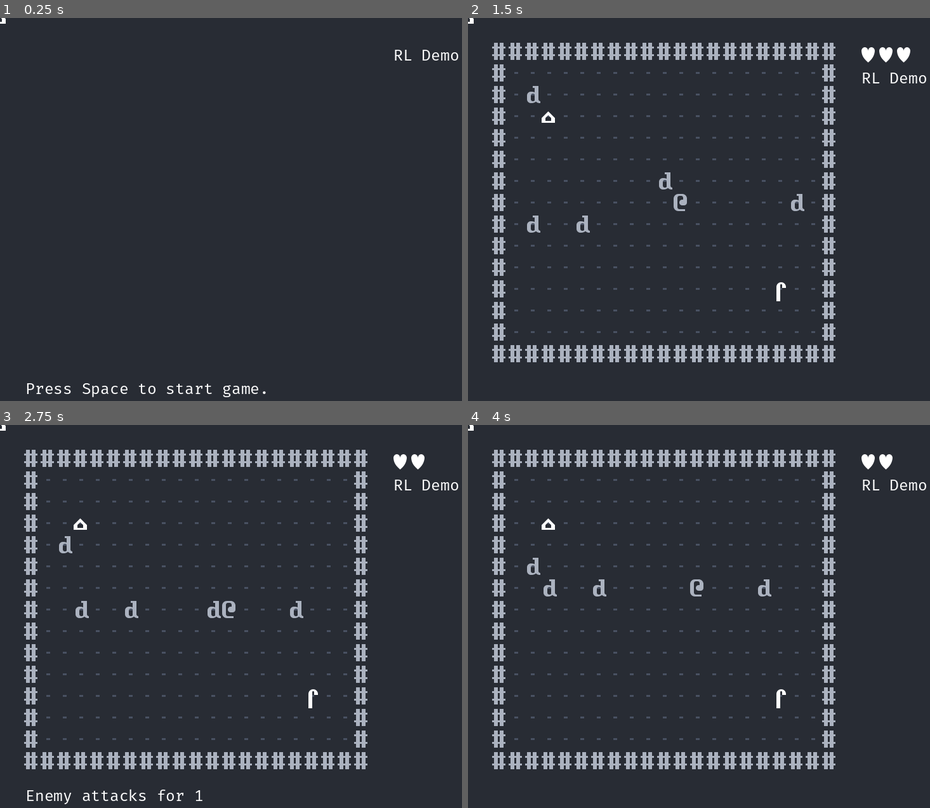
Above: before the commit, frames 1-4 (two rows, left to right).
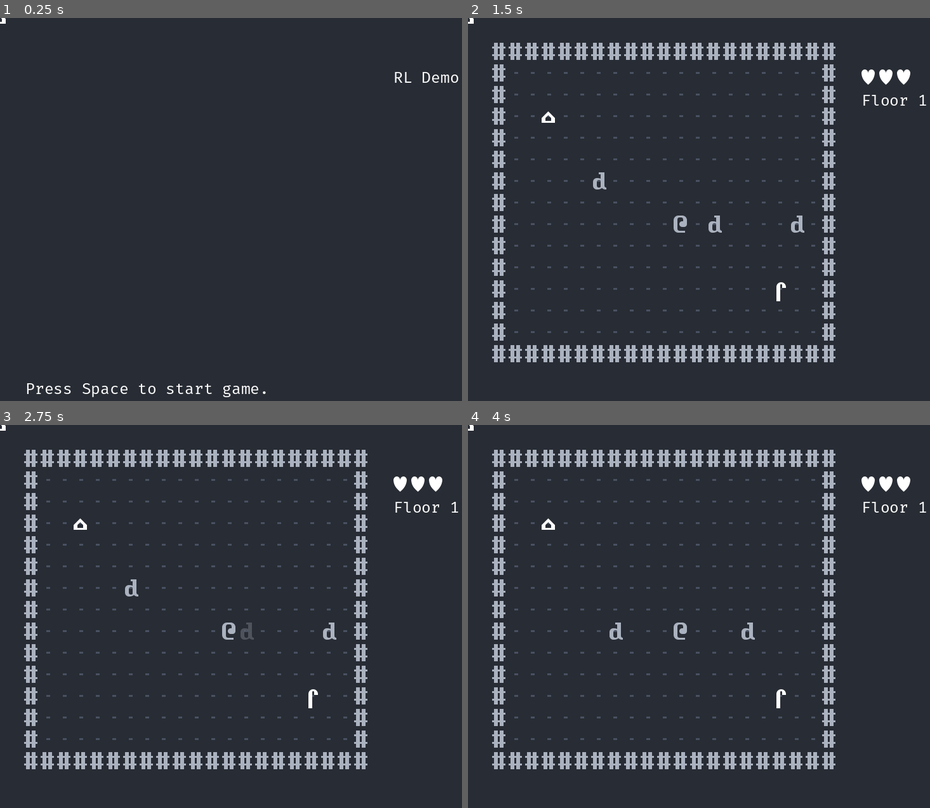
Above: after the commit, the same moments.

Repository: dave470003/froxis
Game: Godot game, scene res://scene/main/MainScene.tscn
Same seed, same stepped clock (60 frames per second), same inputs: the game is played once before the commit and once after it.
Inputs:
- Up to frame 1 (0.25 s): no input
- Up to frame 2 (1.5 s): tap Space (init_world, bound only before the commit) at 0.5, 0.6, 1.25, 1.35 s; hold Right (move_right) 0.53-1.28 s; hold Down (move_down) from 1.28 s (still down)
- Up to frame 3 (2.75 s): tap Enter at 2 s; release Down (move_down) at 2.03 s; hold Right (move_right) from 2.03 s (still down); tap Space (init_world, bound only before the commit) at 2.1 s
- Up to frame 4 (4 s): release Right (move_right) at 2.78 s; hold Up (move_up) 2.78-3.53 s; tap Space (init_world, bound only before the commit) at 2.85, 3.6 s; hold Left (move_left) from 3.53 s (still down)

The runs differ from the first frame. In frame 1, 0.3% of the frame differs, in the area x 85-100%, y 8-17%; in frame 2, 1.4%; in frame 3, 1.6%, in the area x 5-100%, y 7-100%; in frame 4, 1.2%.

Commit message:
Make popups work. Theoretically.

Diff:
--- a/library/InputName.gd
+++ b/library/InputName.gd
@@ -2,5 +2,6 @@
 const MOVE_RIGHT: String = "move_right"
 const MOVE_UP: String = "move_up"
 const MOVE_DOWN: String = "move_down"
-const INIT_WORLD: String = "init_world"
+const INIT_LEVEL: String = "init_level"
+const INIT_GAME: String = "init_game"
 const RELOAD: String = "reload"
--- a/project.godot
+++ b/project.godot
@@ -46,7 +46,7 @@
 , Object(InputEventKey,"resource_local_to_scene":false,"resource_name":"","device":-1,"window_id":0,"alt_pressed":false,"shift_pressed":false,"ctrl_pressed":false,"meta_pressed":false,"pressed":false,"keycode":0,"physical_keycode":68,"key_label":0,"unicode":100,"echo":false,"script":null)
 ]
 }
-init_world={
+init_game={
 "deadzone": 0.5,
 "events": [Object(InputEventKey,"resource_local_to_scene":false,"resource_name":"","device":-1,"window_id":0,"alt_pressed":false,"shift_pressed":false,"ctrl_pressed":false,"meta_pressed":false,"pressed":false,"keycode":0,"physical_keycode":32,"key_label":0,"unicode":32,"echo":false,"script":null)
 ]
--- /dev/null
+++ b/scene/gui/Popup.gd
@@ -0,0 +1,27 @@
+extends PanelContainer
+
+@onready var popupOption := preload("res://scene/gui/PopupOption1.tscn") as PackedScene
+
+# Called when the node enters the scene tree for the first time.
+func _ready():
+	pass # Replace with function body.
+
+
+# Called every frame. 'delta' is the elapsed time since the previous frame.
+func _process(delta):
+	pass
+
+func setup(popup_text, popup_options):
+	var popup_text_node = get_node("PopupMargin/PopupText")
+	popup_text_node.text = popup_text
+
+	for i in range(0, popup_options.size()):
+		var popup_option = popupOption.instantiate()
+		popup_option.setup_trigger_char(popup_options[i][0])
+		popup_option.text = popup_options[i][1]
+		popup_option.setup_callable(Callable(self, "callback"), popup_options[i][2])
+		get_node('PopupOptionsContainer/PopupOptions').add_child(popup_option)
+
+func callback(outer_callback: Callable):
+	outer_callback.call()
+	self.queue_free()
--- /dev/null
+++ b/scene/gui/Popup.tscn
@@ -0,0 +1,49 @@
+[gd_scene load_steps=4 format=3 uid="uid://dgw3qs3ycci6l"]
+
+[ext_resource type="Script" path="res://scene/gui/Popup.gd" id="1_u1ak1"]
+[ext_resource type="PackedScene" uid="uid://dya7jdklr68ej" path="res://scene/gui/PopupOption1.tscn" id="2_at8n2"]
+
+[sub_resource type="StyleBoxFlat" id="StyleBoxFlat_bgjln"]
+bg_color = Color(0.156863, 0.172549, 0.203922, 1)
+border_width_left = 1
+border_width_top = 1
+border_width_right = 1
+border_width_bottom = 1
+
+[node name="Popup" type="PanelContainer"]
+custom_minimum_size = Vector2(480, 200)
+size_flags_horizontal = 4
+size_flags_vertical = 4
+theme_override_styles/panel = SubResource("StyleBoxFlat_bgjln")
+script = ExtResource("1_u1ak1")
+
+[node name="PopupMargin" type="MarginContainer" parent="."]
+layout_mode = 2
+theme_override_constants/margin_left = 20
+theme_override_constants/margin_top = 20
+theme_override_constants/margin_right = 20
+theme_override_constants/margin_bottom = 20
+
+[node name="PopupText" type="Label" parent="PopupMargin"]
+layout_mode = 2
+size_flags_vertical = 1
+
+[node name="PopupOptionsContainer" type="Control" parent="."]
+custom_minimum_size = Vector2(2.08165e-12, 50)
+layout_mode = 2
+
+[node name="PopupOptions" type="HBoxContainer" parent="PopupOptionsContainer"]
+layout_mode = 1
+anchors_preset = -1
+anchor_top = 1.0
+anchor_bottom = 1.0
+offset_left = 10.0
+offset_top = -31.0
+offset_right = 225.0
+offset_bottom = 25.0
+grow_vertical = 0
+pivot_offset = Vector2(2.08165e-12, 2.08165e-12)
+size_flags_vertical = 4
+
+[node name="PopupOption1" parent="PopupOptionsContainer/PopupOptions" instance=ExtResource("2_at8n2")]
+layout_mode = 2
--- /dev/null
+++ b/scene/gui/PopupOption.tscn
@@ -0,0 +1,3 @@
+[gd_scene format=3 uid="uid://btjv5olsy36sb"]
+
+[node name="PopupOption1" type="Label"]
--- /dev/null
+++ b/scene/gui/PopupOption1.gd
@@ -0,0 +1,27 @@
+extends Label
+
+var _triggerKeycode: int
+var _callback: Callable
+var _callback_arg
+
+signal option_selected
+
+# Called when the node enters the scene tree for the first time.
+func _ready():
+	pass # Replace with function body.
+
+
+# Called every frame. 'delta' is the elapsed time since the previous frame.
+func _process(delta):
+	pass
+
+func setup_trigger_char(keycode: int):
+	_triggerKeycode = keycode
+
+func setup_callable(callback: Callable, arg):
+	_callback = callback
+	_callback_arg = arg
+
+func _unhandled_input(event: InputEvent) -> void:
+	if event is InputEventKey and event.keycode == _triggerKeycode:
+		_callback.call(_callback_arg)
--- /dev/null
+++ b/scene/gui/PopupOption1.tscn
@@ -0,0 +1,6 @@
+[gd_scene load_steps=2 format=3 uid="uid://dya7jdklr68ej"]
+
+[ext_resource type="Script" path="res://scene/gui/PopupOption1.gd" id="1_tdgga"]
+
+[node name="PopupOption1" type="Label"]
+script = ExtResource("1_tdgga")
--- a/scene/main/DungeonBoard.gd
+++ b/scene/main/DungeonBoard.gd
@@ -26,6 +26,9 @@
 		return null
 	return _sprite_dict[group_name][x][y]
 
+func reset():
+	_init_dict()
+
 func update_sprite_position(sprite: Sprite2D, x: int, y: int):
 	var oldPos: Array
 	var group: String
@@ -50,7 +53,7 @@
 	_sprite_dict[group][x][y] = sprite
 
 
-func _on_InitWorld_sprite_created(new_sprite: Sprite2D) -> void:
+func _on_InitLevel_sprite_created(new_sprite: Sprite2D) -> void:
 	var pos: Array
 	var group: String
 
--- /dev/null
+++ b/scene/main/InitGame.gd
@@ -0,0 +1,36 @@
+extends Node2D
+
+const INIT_LEVEL = 'InitLevel'
+
+var _new_InputName := preload("res://library/InputName.gd").new()
+var _initialized: bool = false
+
+signal set_health(health)
+
+# Called when the node enters the scene tree for the first time.
+func _ready() -> void:
+	pass
+
+# Called every frame. 'delta' is the elapsed time since the previous frame.
+func _process(delta) -> void:
+	pass
+
+func _create_level(level_number):
+	get_node(INIT_LEVEL).start_level(level_number)
+
+func _set_health():
+	set_health.emit(3)
+
+func _on_PCMove_next_level():
+	get_node(INIT_LEVEL).next_level()
+
+func _unhandled_input(event):
+	if event.is_action_pressed(_new_InputName.INIT_GAME):
+		if not _initialized:
+			reset_game()
+
+func reset_game():
+	_initialized = true
+	_set_health()
+	_create_level(1)
+	set_process_unhandled_input(false)
--- a/scene/main/InitWorld.gd
+++ b/scene/main/InitLevel.gd
@@ -1,6 +1,7 @@
 extends Node2D
 
 const DungeonBoard := preload("res://scene/main/DungeonBoard.gd")
+const Schedule := preload("res://scene/main/Schedule.gd")
 
 @onready var Player := preload("res://sprite/PC.tscn") as PackedScene
 @onready var Dwarf := preload("res://sprite/Dwarf.tscn") as PackedScene
@@ -9,8 +10,10 @@
 @onready var Ladder := preload("res://sprite/Ladder.tscn") as PackedScene
 @onready var Shrine := preload("res://sprite/Shrine.tscn") as PackedScene
 
+var _level: int
 var _rng := RandomNumberGenerator.new()
 var _ref_DungeonBoard: DungeonBoard
+var _ref_Schedule: Schedule
 var _new_GroupName := preload("res://library/GroupName.gd").new()
 var _new_ConvertCoord := preload("res://library/ConvertCoord.gd").new()
 var _new_DungeonSize := preload("res://library/DungeonSize.gd").new()
@@ -18,7 +21,7 @@
 var _initialized: bool = false
 
 signal sprite_created(new_sprite)
-signal set_health(health)
+signal level_started(level_number)
 
 # Called when the node enters the scene tree for the first time.
 func _ready() -> void:
@@ -54,7 +57,7 @@
 
 		if _ref_DungeonBoard.has_sprite(_new_GroupName.WALL, x, y) \
 				or _ref_DungeonBoard.has_sprite(_new_GroupName.DWARF, x, y) \
-				or (x == 1 and y == 1):
+				or _ref_DungeonBoard.has_sprite(_new_GroupName.PC, x, y):
 			continue
 		_create_sprite(Dwarf, _new_GroupName.DWARF, x, y)
 		dwarf -= 1
@@ -68,21 +71,23 @@
 			else:
 				_create_sprite(Floor, _new_GroupName.FLOOR, x, y)
 
-func _set_health():
-	set_health.emit(3)
-
 # Called every frame. 'delta' is the elapsed time since the previous frame.
 func _process(delta) -> void:
 	pass
 
-func _unhandled_input(event):
-	if event.is_action_pressed(_new_InputName.INIT_WORLD):
-		if not _initialized:
-			_initialized = true
-			_create_walls_and_floor()
-			_create_player()
-			_create_shrine()
-			_create_ladder()
-			_create_dwarves()
-			_set_health()
-			set_process_unhandled_input(false)
+func start_level(level_number):
+	_level = level_number
+	for n in self.get_children():
+		self.remove_child(n)
+		n.queue_free()
+	_ref_DungeonBoard.reset()
+	_ref_Schedule.reset()
+	_create_walls_and_floor()
+	_create_player()
+	_create_shrine()
+	_create_ladder()
+	_create_dwarves()
+	level_started.emit(_level)
+
+func next_level():
+	start_level(_level + 1)
--- a/scene/main/MainGUI.tscn
+++ b/scene/main/MainGUI.tscn
@@ -29,6 +29,9 @@
 layout_mode = 2
 script = ExtResource("3_y2vix")
 
+[node name="Level" type="Label" parent="MainHBoxContainer/SidebarVBoxContainer"]
+layout_mode = 2
+
 [node name="Health" type="HBoxContainer" parent="MainHBoxContainer/SidebarVBoxContainer"]
 custom_minimum_size = Vector2(180, 2.08165e-12)
 layout_mode = 2
--- a/scene/main/MainScene.gd
+++ b/scene/main/MainScene.gd
@@ -1,6 +1,7 @@
 extends "res://library/RootNodeTemplate.gd"
 
-const INIT_WORLD = "InitWorld"
+const INIT_GAME = "InitGame"
+const INIT_LEVEL = "InitGame/InitLevel"
 const PC_MOVE = "PCMove"
 const PC_ATTACK = "PCMove/PCAttack"
 const SCHEDULE = "Schedule"
@@ -9,11 +10,12 @@
 const NPC = "EnemyAI"
 const SIDEBAR = "MainGUI/MainHBoxContainer/SidebarVBoxContainer"
 const MODELINE = "MainGUI/MainHBoxContainer/Modeline"
+const MAIN_SCENE = "."
 
 const SIGNAL_BIND: Array = [
 	[
-		"sprite_created", "_on_InitWorld_sprite_created",
-		INIT_WORLD,
+		"sprite_created", "_on_InitLevel_sprite_created",
+		INIT_LEVEL,
 		PC_MOVE, NPC, SCHEDULE, DUNGEON,
 	],
 	[
@@ -52,9 +54,24 @@
 		MODELINE
 	],
 	[
-		"set_health", "_on_InitWorld_set_health",
-		INIT_WORLD,
+		"set_health", "_on_InitGame_set_health",
+		INIT_GAME,
 		SIDEBAR
+	],
+	[
+		"level_started", "_on_InitLevel_level_started",
+		INIT_LEVEL,
+		SIDEBAR
+	],
+	[
+		"next_level", "_on_PCMove_next_level",
+		PC_MOVE,
+		INIT_GAME
+	],
+	[
+		"game_over", "_on_SidebarVBoxContainer_game_over",
+		SIDEBAR,
+		MAIN_SCENE
 	],
 ]
 
@@ -62,19 +79,27 @@
 	[
 		"_ref_DungeonBoard",
 		DUNGEON,
-		PC_MOVE, PC_ATTACK, REMOVE, INIT_WORLD, NPC
+		PC_MOVE, PC_ATTACK, REMOVE, INIT_LEVEL, NPC
 	],
 	[
 		"_ref_Schedule",
 		SCHEDULE,
-		NPC, PC_ATTACK, PC_MOVE
+		NPC, PC_ATTACK, PC_MOVE, INIT_LEVEL
 	],
 	[
 		"_ref_RemoveObject",
 		REMOVE,
 		PC_ATTACK
 	],
+	[
+		"_ref_MainScene",
+		MAIN_SCENE,
+		PC_MOVE
+	],
 ]
+
+@onready var popup := preload("res://scene/gui/Popup.tscn") as PackedScene
+var _game_paused = false
 
 # Called every frame. 'delta' is the elapsed time since the previous frame.
 func _process(delta):
@@ -84,4 +109,23 @@
 	_set_signal(SIGNAL_BIND)
 	_set_node_ref(NODE_REF)
 
-	print(get_node("Schedule").turn_ended.get_connections())
+func _on_SidebarVBoxContainer_game_over(message: String):
+	_game_paused = true
+	var popup_node = popup.instantiate()
+	var gui_node = get_node("MainGUI")
+	gui_node.add_child(popup_node)
+	popup_node.setup(
+		"Game Over! " + message,
+		[
+			[
+				32,
+				"Space: Restart Game",
+				Callable(self, "restart_game")
+			]
+		]
+	)
+
+func restart_game():
+	print('restart game')
+	get_node("InitGame").reset_game()
+	_game_paused = false
--- a/scene/main/MainScene.tscn
+++ b/scene/main/MainScene.tscn
@@ -1,8 +1,9 @@
-[gd_scene load_steps=13 format=3 uid="uid://bk6dytwsq5jkx"]
+[gd_scene load_steps=14 format=3 uid="uid://bk6dytwsq5jkx"]
 
-[ext_resource type="Script" path="res://scene/main/InitWorld.gd" id="1_2yf6q"]
 [ext_resource type="Script" path="res://scene/main/MainScene.gd" id="1_x6a0h"]
+[ext_resource type="Script" path="res://scene/main/InitGame.gd" id="2_44ckb"]
 [ext_resource type="PackedScene" uid="uid://dpl6chwdfk2qh" path="res://scene/main/MainGUI.tscn" id="2_qbref"]
+[ext_resource type="Script" path="res://scene/main/InitLevel.gd" id="3_lk5jb"]
 [ext_resource type="Script" path="res://scene/main/PCMove.gd" id="3_s2owl"]
 [ext_resource type="Script" path="res://scene/main/Schedule.gd" id="4_1ec4g"]
 [ext_resource type="Script" path="res://scene/main/EnemyAI.gd" id="5_8vwha"]
@@ -16,8 +17,11 @@
 [node name="MainScene" type="Node2D"]
 script = ExtResource("1_x6a0h")
 
-[node name="InitWorld" type="Node2D" parent="."]
-script = ExtResource("1_2yf6q")
+[node name="InitGame" type="Node2D" parent="."]
+script = ExtResource("2_44ckb")
+
+[node name="InitLevel" type="Node2D" parent="InitGame"]
+script = ExtResource("3_lk5jb")
 
 [node name="MainGUI" parent="." instance=ExtResource("2_qbref")]
 offset_left = 20.0
--- a/scene/main/PCMove.gd
+++ b/scene/main/PCMove.gd
@@ -2,6 +2,7 @@
 
 const Schedule := preload("res://scene/main/Schedule.gd")
 const DungeonBoard := preload("res://scene/main/DungeonBoard.gd")
+const MainScene := preload("res://scene/main/MainScene.gd")
 const PC_ATTACK: String = "PCAttack"
 
 var _new_InputName := preload("res://library/InputName.gd").new()
@@ -10,9 +11,12 @@
 
 var _ref_Schedule: Schedule
 var _ref_DungeonBoard: DungeonBoard
+var _ref_MainScene: MainScene
 var _pc: Sprite2D
+var _trigger_next_level: bool = false
 
 signal pc_moved(message)
+signal next_level()
 
 # Called when the node enters the scene tree for the first time.
 func _ready():
@@ -23,12 +27,15 @@
 func _process(delta):
 	pass
 
-func _on_InitWorld_sprite_created(sprite: Sprite2D):
+func _on_InitLevel_sprite_created(sprite: Sprite2D):
 	if sprite.is_in_group(_new_GroupName.PC):
 		_pc = sprite
 		set_process_unhandled_input(true)
 
 func _unhandled_input(event: InputEvent) -> void:
+	if _ref_MainScene._game_paused == true:
+		return
+
 	# print("pc: {0}".format([_pc]))
 	var source: Array = _new_ConvertCoord.vector_to_array(_pc.position)
 	var x: int = source[0]
@@ -49,7 +56,14 @@
 		return
 
 	await _try_move(x,y)
-	_ref_Schedule.end_turn()
+	_trigger_end_turn()
+
+func _trigger_end_turn():
+	if _trigger_next_level:
+		_trigger_next_level = false
+		next_level.emit()
+	else:
+		_ref_Schedule.end_turn()
 
 func _is_move_input(event):
 	if (event.is_action_pressed(_new_InputName.MOVE_LEFT)
@@ -78,6 +92,8 @@
 		pc_moved.emit("Cannot leave dungeon.")
 	elif _ref_DungeonBoard.has_sprite(_new_GroupName.WALL, x, y):
 		pc_moved.emit("Cannot pass wall.")
+	elif _ref_DungeonBoard.has_sprite(_new_GroupName.LADDER, x, y):
+		_trigger_next_level = true
 	elif _ref_DungeonBoard.has_sprite(_new_GroupName.DWARF, x, y):
 		set_process_unhandled_input(false)
 		await get_node(PC_ATTACK).attack(_new_GroupName.DWARF, x, y)
--- a/scene/main/Schedule.gd
+++ b/scene/main/Schedule.gd
@@ -15,7 +15,11 @@
 func _process(delta):
 	pass
 
-func _on_InitWorld_sprite_created(new_sprite: Sprite2D) -> void:
+func reset():
+	_actors = [null]
+	_pointer = 0
+
+func _on_InitLevel_sprite_created(new_sprite: Sprite2D) -> void:
 	if new_sprite.is_in_group(_new_GroupName.PC):
 		_actors[0] = new_sprite
 	elif new_sprite.is_in_group(_new_GroupName.DWARF):
--- a/scene/main/SidebarVBoxContainer.gd
+++ b/scene/main/SidebarVBoxContainer.gd
@@ -4,22 +4,29 @@
 
 @onready var _heart := preload("res://sprite/Heart2.tscn") as PackedScene
 @onready var _label_help: Label = get_node("Help")
+@onready var _label_level: Label = get_node("Level")
 @onready var _node_health: HBoxContainer = get_node("Health")
 
 var _health: int
 
+signal game_over(message: String)
 
 func _ready() -> void:
 	_health = 0
 	_label_help.text = "RL Demo"
 
-func _on_InitWorld_set_health(health: int):
+func _on_InitGame_set_health(health: int):
 	_health = health
 	_update_health()
 
 func _on_EnemyAI_enemy_attack(damage: int):
 	_health = _health - damage
 	_update_health()
+	if (_health <= 0):
+		game_over.emit("You were killed.")
+
+func _on_InitLevel_level_started(level: int):
+	_label_help.text = str("Floor ", level)
 
 func _update_health():
 	var sprite: TextureRect
